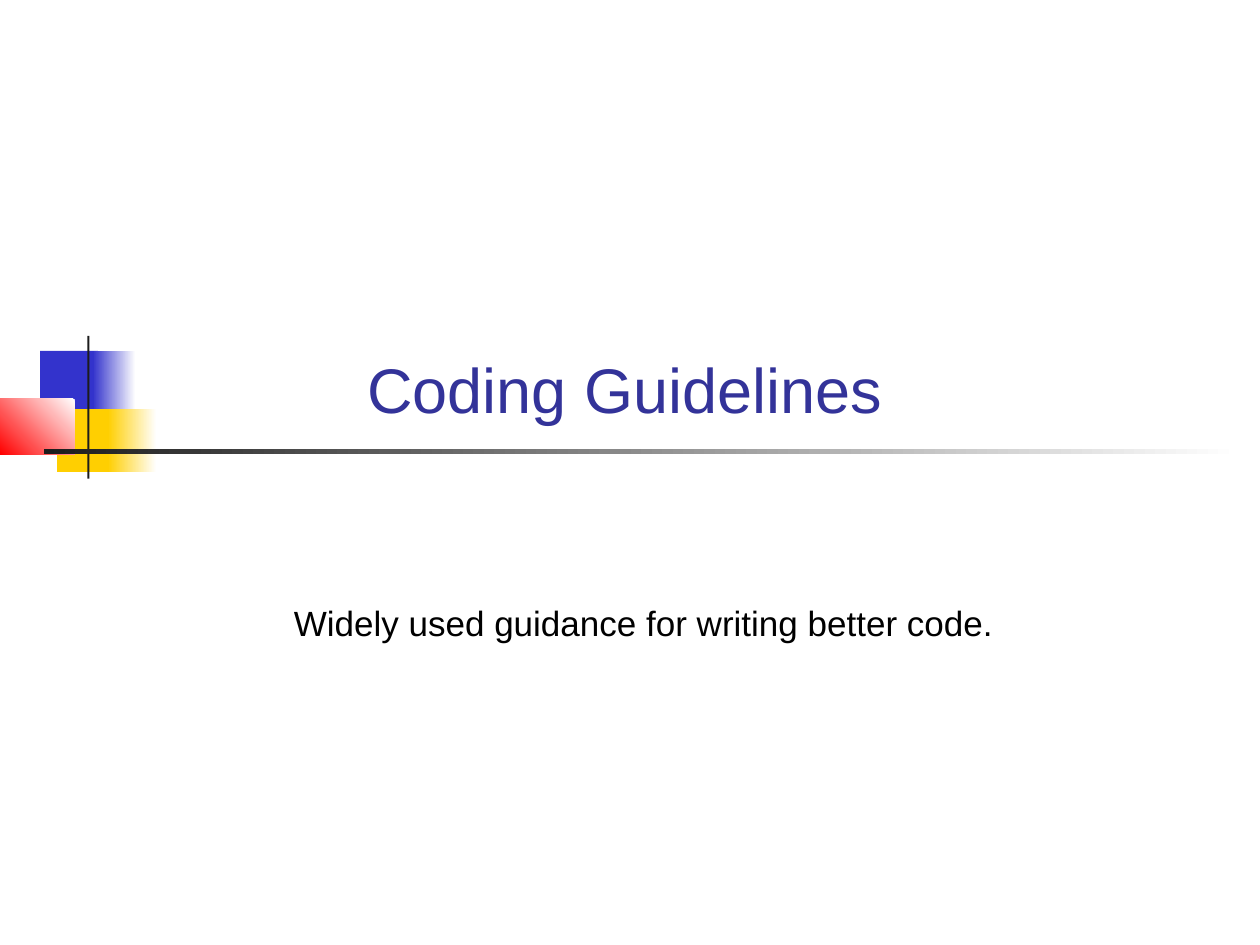
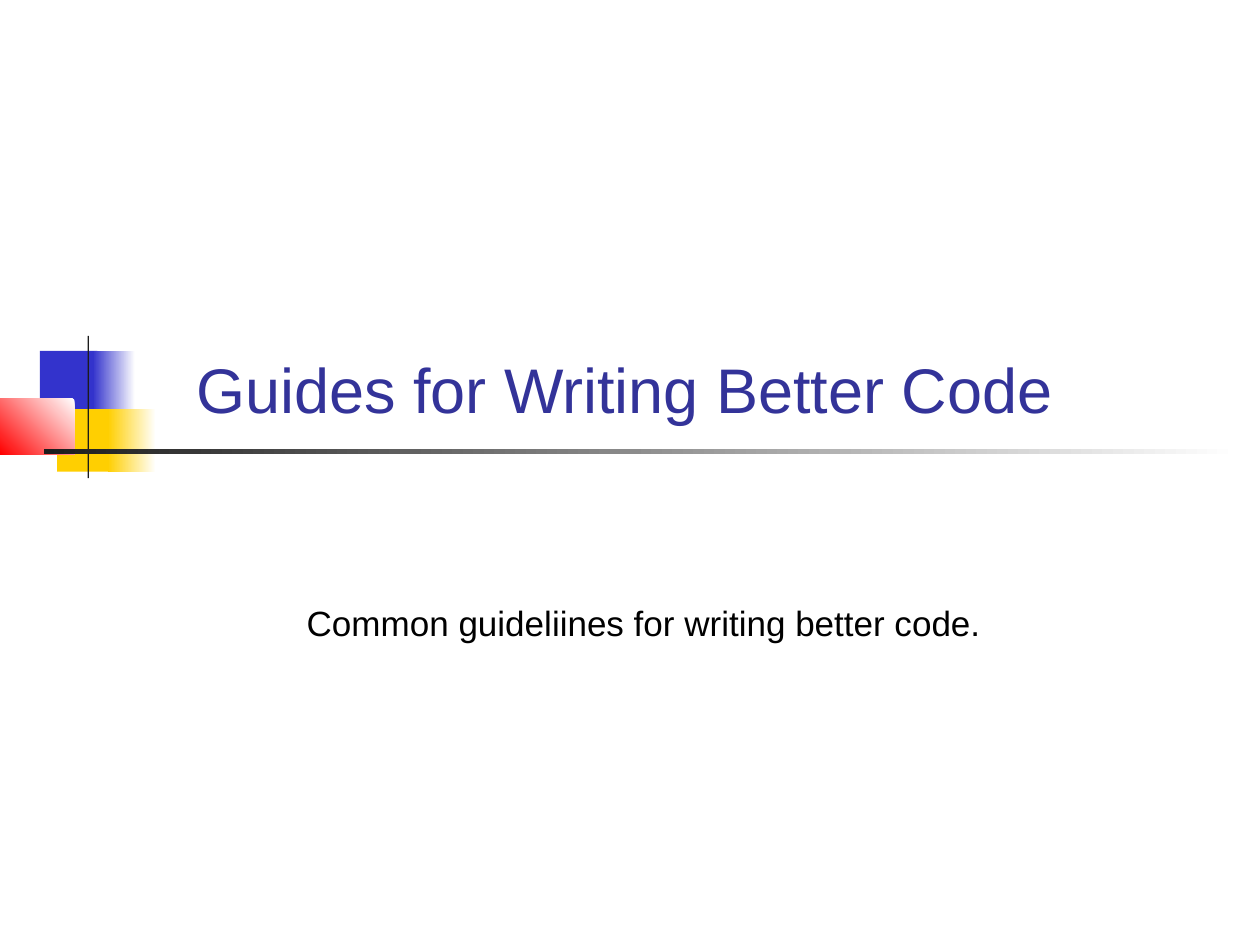
Before and after one commit to cpske/programming1, a slide deck: slide 1 of coding/Coding-Guidelines.ppt. Drawn at 1260x945 pixels with LibreOffice and Linux fonts; fonts in the diff are those of the drawing. Boxes give left, top, right and bottom in pixels: in the first picture for what was removed or moved away, otherwise in the second. Text is boxed around its words. In the diff, an @@ line names an element or a change of style, - is before the commit and + after.

Commit message:
update material on git and coding

```diff
--- a/coding/Coding-Guidelines.ppt
+++ b/coding/Coding-Guidelines.ppt
@@ title at box(196, 367, 1053, 424): text changed @@
-Coding Guidelines
+Guides for Writing Better Code
@@ subtitle at box(307, 610, 980, 643): text changed @@
-Widely used guidance for writing better code.
+Common guideliines for writing better code.
```
Also in this commit, not shown: 18 other slides changed, 16 slides added, 2 slides removed, 8 other files.
